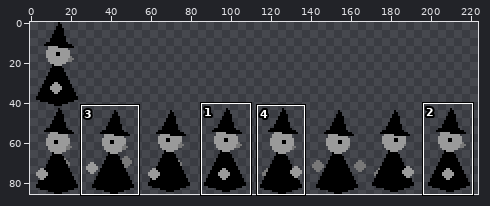
Sprite sheet -- GameEngine/img/AnimationSheetGreyscale.png. Above: a wide view before the commit, with the close-up outlined.
Close-up. The starting point:
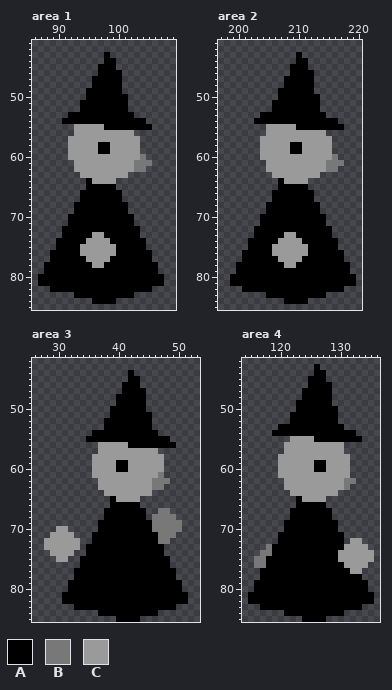
The file is 224x86 pixels. Shown: area 1: x 86..109, y 41..85; area 2: x 197..220, y 41..85; area 3: x 26..53, y 42..85; area 4: x 114..136, y 42..85. The commit also changed other parts of the picture, which this record leaves out.
Palette (. is transparent): A #000000  B #787878  C #9a9a9a
Once edited:
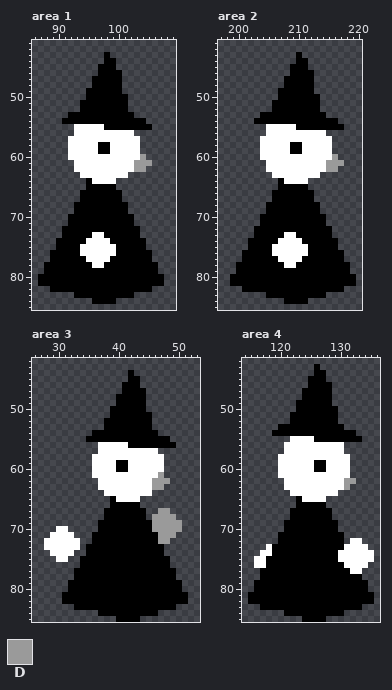
Colours new in this view: D #9a9a9a
The exact change:
{"colour":"C","old":"#9a9a9a","new":"#ffffff"}
{"where": "area 1"}
{"y":60,"x":104,"old":"B","new":"D"}
{"y":61,"x":103,"old":"BBB","new":"DDD"}
{"y":62,"x":103,"old":"BB","new":"DD"}
{"where": "area 2"}
{"y":60,"x":216,"old":"B","new":"D"}
{"y":61,"x":215,"old":"BBB","new":"DDD"}
{"y":62,"x":215,"old":"BB","new":"DD"}
{"where": "area 3"}
{"y":61,"x":47,"old":"B","new":"D"}
{"y":62,"x":46,"old":"BBB","new":"DDD"}
{"y":63,"x":46,"old":"BB","new":"DD"}
{"y":67,"x":47,"old":"BB","new":"DD"}
{"y":68,"x":46,"old":"BBBB","new":"DDDD"}
{"y":69,"x":46,"old":"BBBBB","new":"DDDDD"}
{"y":70,"x":46,"old":"BBBBB","new":"DDDDD"}
{"y":71,"x":47,"old":"BBB","new":"DDD"}
{"y":72,"x":47,"old":"BB","new":"DD"}
{"where": "area 4"}
{"y":62,"x":131,"old":"BB","new":"DD"}
{"y":63,"x":131,"old":"B","new":"D"}
{"y":73,"x":118,"old":"B","new":"C"}
{"y":74,"x":117,"old":"BB","new":"CC"}
{"y":75,"x":116,"old":"BB","new":"CC"}
{"y":76,"x":116,"old":"BB","new":"CC"}
